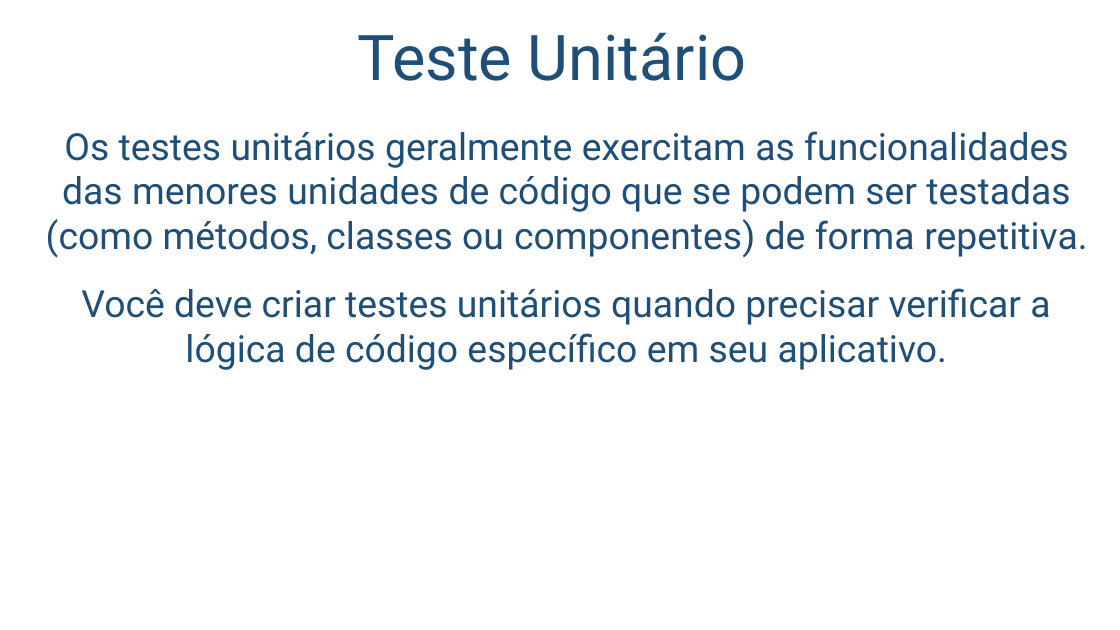
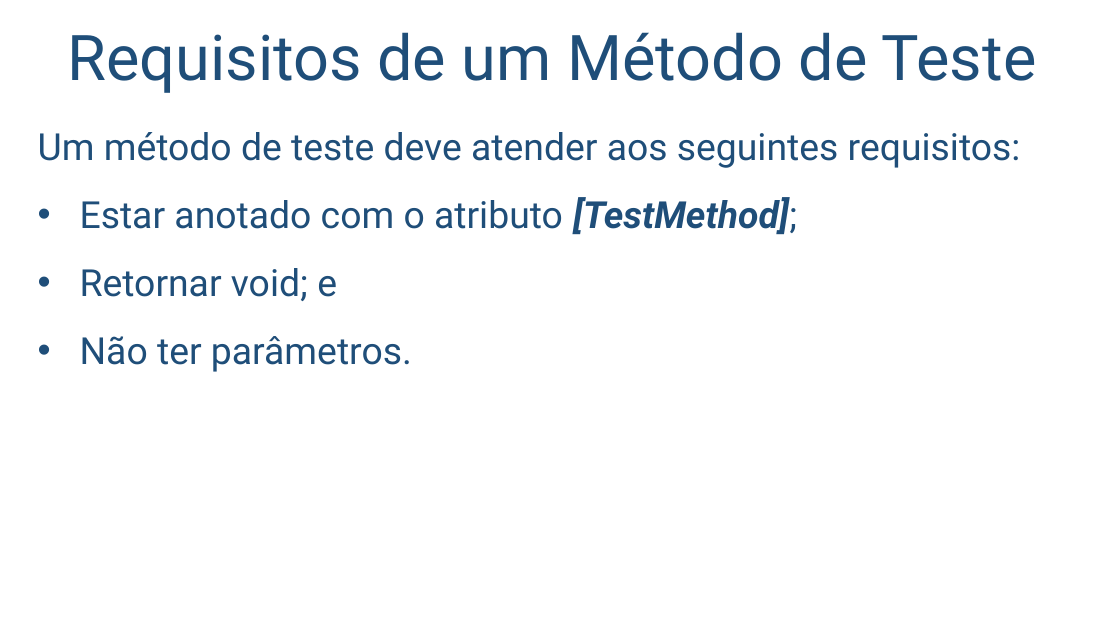
Before and after one commit to salmo-jr/public-slides, a slide deck: slide 4 of unit-tests_visual-studio.pptx. Drawn at 1120x630 pixels with LibreOffice and Linux fonts; fonts in the diff are those of the drawing; background and template pictures are left out. Boxes give left, top, right and bottom in pixels: in the first picture for what was removed or moved away, otherwise in the second. Text is boxed around its words. In the diff, an @@ line names an element or a change of style, - is before the commit and + after.

Commit message:
inclusão de slides sobre classes de teste

```diff
--- a/unit-tests_visual-studio.pptx
+++ b/unit-tests_visual-studio.pptx
@@ title at (68,32,1036,93): text changed @@
-Teste Unitário
+Requisitos de um Método de Teste
@@ text at (38,132,1021,372): text changed @@
-Os testes unitários geralmente exercitam as funcionalidades das menores unidades de código que se podem ser testadas (como métodos, classes ou componentes) de forma repetitiva.
-Você deve criar testes unitários quando precisar verificar a lógica de código específico em seu aplicativo.
+Um método de teste deve atender aos seguintes requisitos:
+• Estar anotado com o atributo [TestMethod];
+• Retornar void; e
+• Não ter parâmetros.
```
Also in this commit, not shown: 1 other slide changed, 1 slide added, 3 slides removed.
